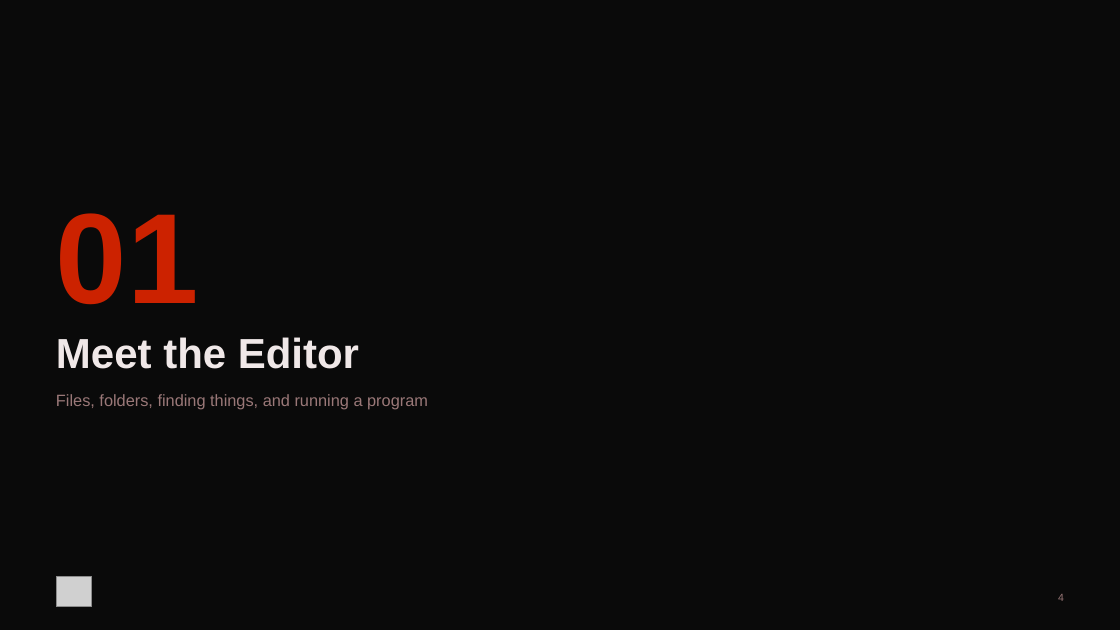
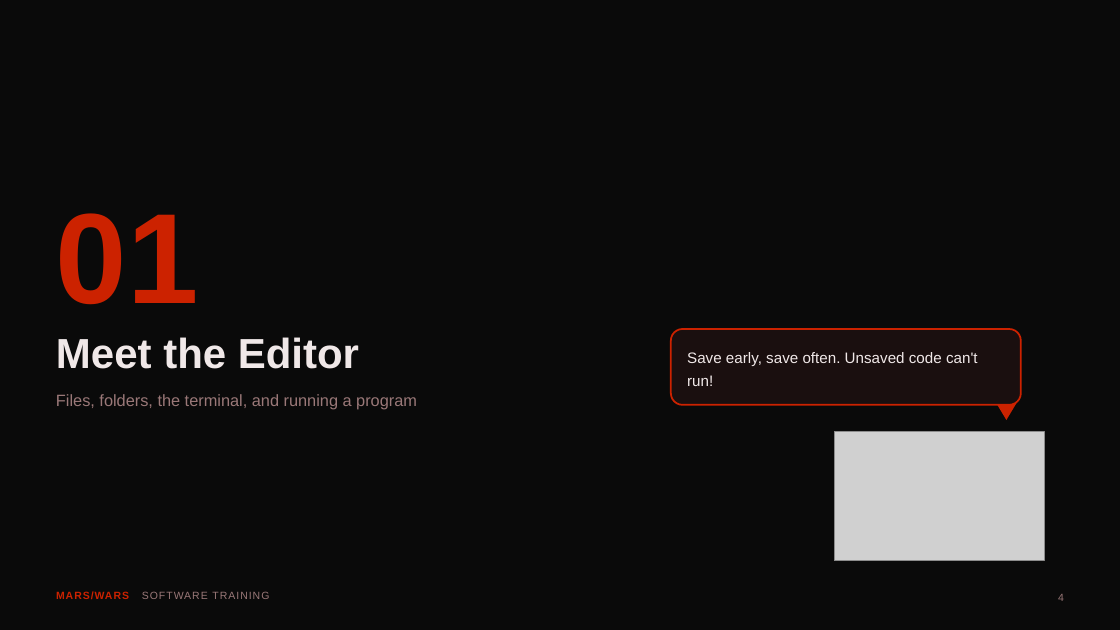
Before and after one commit to FRC-Team-4143/scriptum-lessons, a slide deck: slide 4 of 00-tools.pptx. Drawn at 1120x630 pixels with LibreOffice and Linux fonts; fonts in the diff are those of the drawing; grey boxes stand for pictures. Boxes give left, top, right and bottom in pixels: in the first picture for what was removed or moved away, otherwise in the second. Text is boxed around its words. In the diff, an @@ line names an element or a change of style, - is before the commit and + after.

```diff
--- a/00-tools.pptx
+++ b/00-tools.pptx
@@ rounded rectangle added at (671,329,1021,405), fill #1A0F0F, outline #CC2200 2.25 pt @@
@@ text added at (687,352,978,386), 19.5 pt, text #F0E8E8 @@
+Save early, save often. Unsaved code can't run!
@@ text at (56,394,417,409): text changed @@
-Files, folders, finding things, and running a program
+Files, folders, the terminal, and running a program
@@ triangle added at (996,403,1017,420), fill #CC2200 @@
@@ picture added at (834,432,1044,561) @@
@@ picture removed at (56,576,92,606) @@
@@ text added at (56,591,269,599), 13.5 pt, text #9A7878 @@
+MARS/WARS SOFTWARE TRAINING
```
Also in this commit, not shown: 8 other slides changed, 48 slides added, 21 slides removed, 3 other files.
